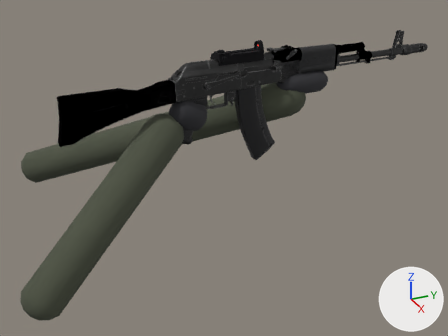
Before and after pictures for a commit that changed the glTF model physicsbox/assets/weapons/ak74_fp.glb.
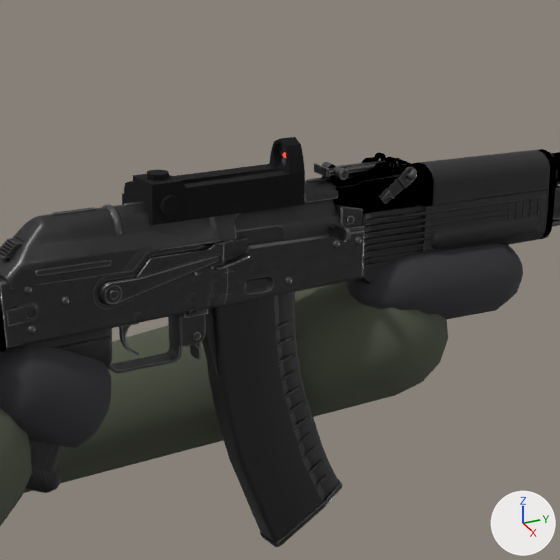
Old and new are each drawn whole from a camera (50 mm lens) standing at (1.327, -0.17, 0.196) and looking at (0.091, 0.387, -0.422) and again close up on the part from 39% to 76% of the width and 0% to 49% of the height. Every picture has the same lights, and +X, +Y and +Z are marked at lower right. The first two pictures are the older version.

Before the edit, the objects in view are built like this:
```python
me_object_16 = bpy.data.meshes.new('Object_16')
me_object_16.from_pydata(...)  # 520 vertices, 860 faces; spans x 0.117..0.145, y 0.385..0.499, z -0.392..-0.196
me_object_16.materials.append(mat_material_001)
me_sphere_002 = bpy.data.meshes.new('Sphere.002')
me_sphere_002.from_pydata(...)  # 86 vertices, 168 faces; spans x 0.098..0.365, y -0.126..0.265, z -0.545..-0.245
me_sphere_002.materials.append(mat_sleevecamo)  # greyish green #4d5242
me_sphere_003 = bpy.data.meshes.new('Sphere.003')
me_sphere_003.from_pydata(...)  # 86 vertices, 168 faces; spans x 0.0936..0.156, y 0.5051..0.6368, z -0.2507..-0.1935
me_sphere_003.materials.append(mat_glove)  # dark grey #303035
ob_armr = bpy.data.objects.new('ArmR', me_sphere_002)
ob_armr.location = (0.0, 0.0, 0.0)
ob_handl = bpy.data.objects.new('HandL', me_sphere_003)
ob_handl.location = (0.0, 0.0, 0.0)
ob_mag = bpy.data.objects.new('Mag', me_object_16)
ob_mag.location = (0.0, 0.0, 0.0)
# also in view: 'Bolt' at (0.142, 0.479, -0.16); 'HandR' at (0.14, 0.28, -0.255); 'ArmL' at (-0.063, 0.268, -0.369); 'Kobra' at (0.125, 0.404, -0.17); 'AK' at (0.132, 0.471, -0.226)
```
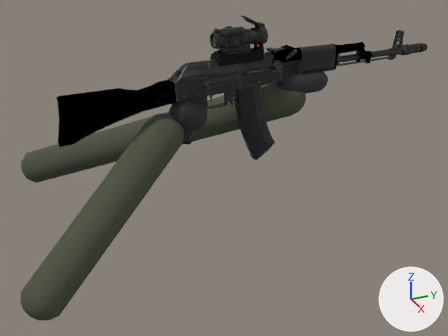
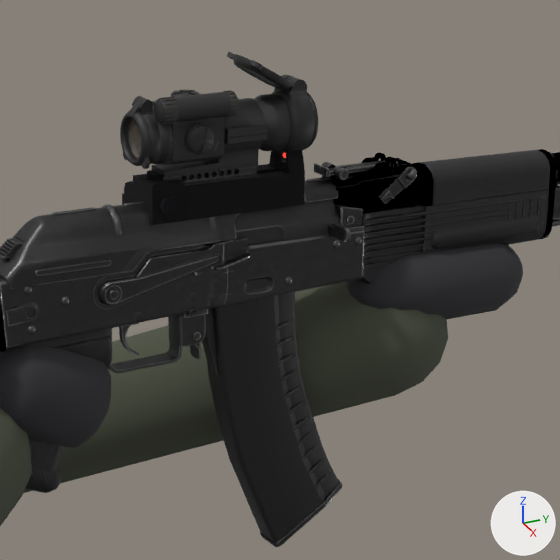
The change, as a list of edits to the scene's bpy script:
```text
Add img_m_aimpointpro_metallicroughness:
    img_m_aimpointpro_metallicroughness = load_image('M_AimPointPro_metallicRoughness', '_unpacked/M_AimPointPro_metallicRoughness', 1024, 1024, 'Non-Color')
Add img_m_aimpointpro_basecolor:
    img_m_aimpointpro_basecolor = load_image('M_AimPointPro_baseColor', '_unpacked/M_AimPointPro_baseColor', 1024, 1024, 'sRGB')
Add img_m_aimpointpro_normal:
    img_m_aimpointpro_normal = load_image('M_AimPointPro_normal', '_unpacked/M_AimPointPro_normal', 1024, 1024, 'Non-Color')
Add mat_m_aimpointpro:
    mat_m_aimpointpro = bpy.data.materials.new('M_AimPointPro')
    # uses the picture img_m_aimpointpro_basecolor
    # uses the picture img_m_aimpointpro_metallicroughness
    # uses the picture img_m_aimpointpro_normal
Add mat_aimglass:
    mat_aimglass = principled_material('AimGlass')
    mat_aimglass.base_color = (0.75, 0.6, 0.45)  # beige #e1cbb3
    mat_aimglass.roughness = 0.05
    mat_aimglass.alpha = 0.1
Add me_aimpointpro_m_aimpointpro_0:
    me_aimpointpro_m_aimpointpro_0.from_pydata(...)  # 4004 vertices, 7612 faces; spans x 0.1053..0.1623, y 0.3401..0.4647, z -0.1435..-0.0572
    # faces by material slot: [7600, 12]
    me_aimpointpro_m_aimpointpro_0.materials.append(mat_m_aimpointpro)
    me_aimpointpro_m_aimpointpro_0.materials.append(mat_aimglass)  # beige #e1cbb3
Add ob_aimpoint:
    ob_aimpoint = bpy.data.objects.new('Aimpoint', me_aimpointpro_m_aimpointpro_0)
    ob_aimpoint.location = (0.0, 0.0, 0.0)
```

Boxes [x1, y1, x2, y2] around the edits, measured in the close-ups (560 x 560 px):
'Aimpoint', added
    after: [120, 52, 318, 186]
    faces in mat_m_aimpointpro: [120, 52, 318, 186]
    faces in mat_aimglass (beige #e1cbb3): [128, 118, 141, 159]
